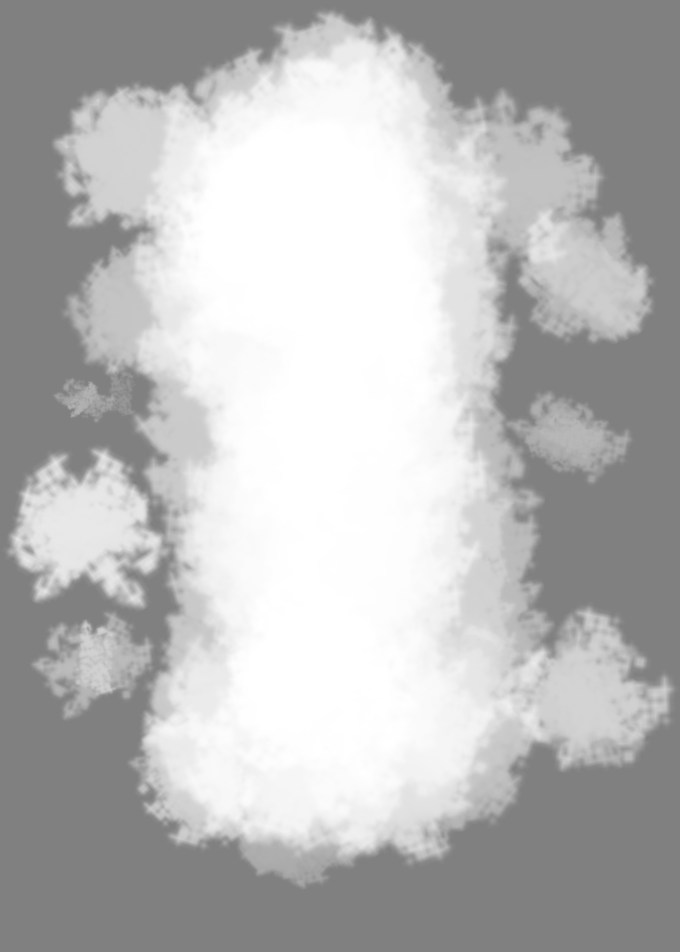
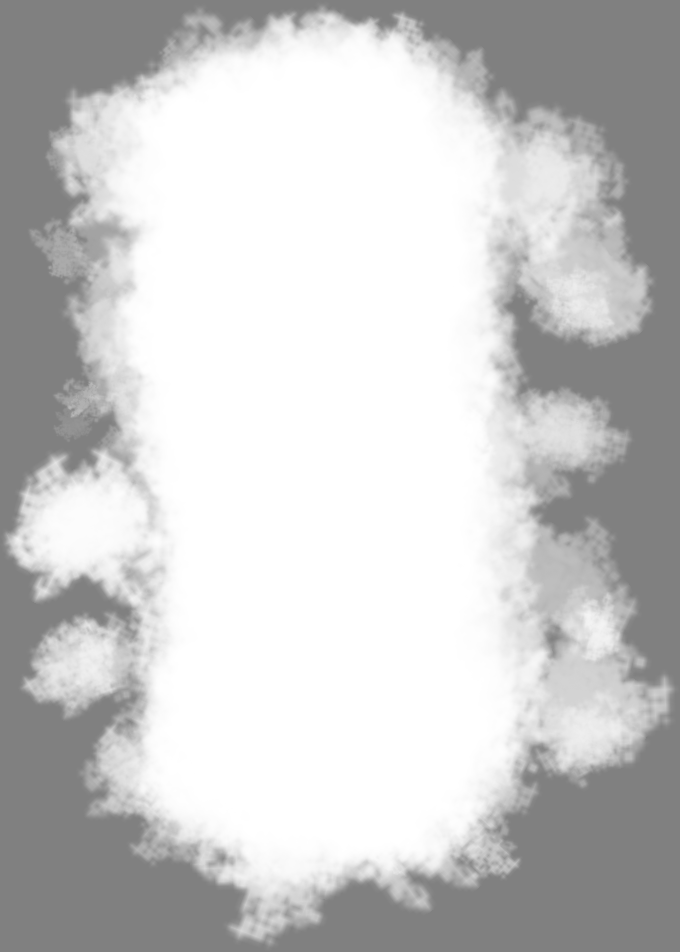
Layer changes from the first w=680, h=952 image to the second:
showed "FOG 3" over box(1, 2, 644, 950)
showed "FOG 2" over box(18, 10, 643, 903)
